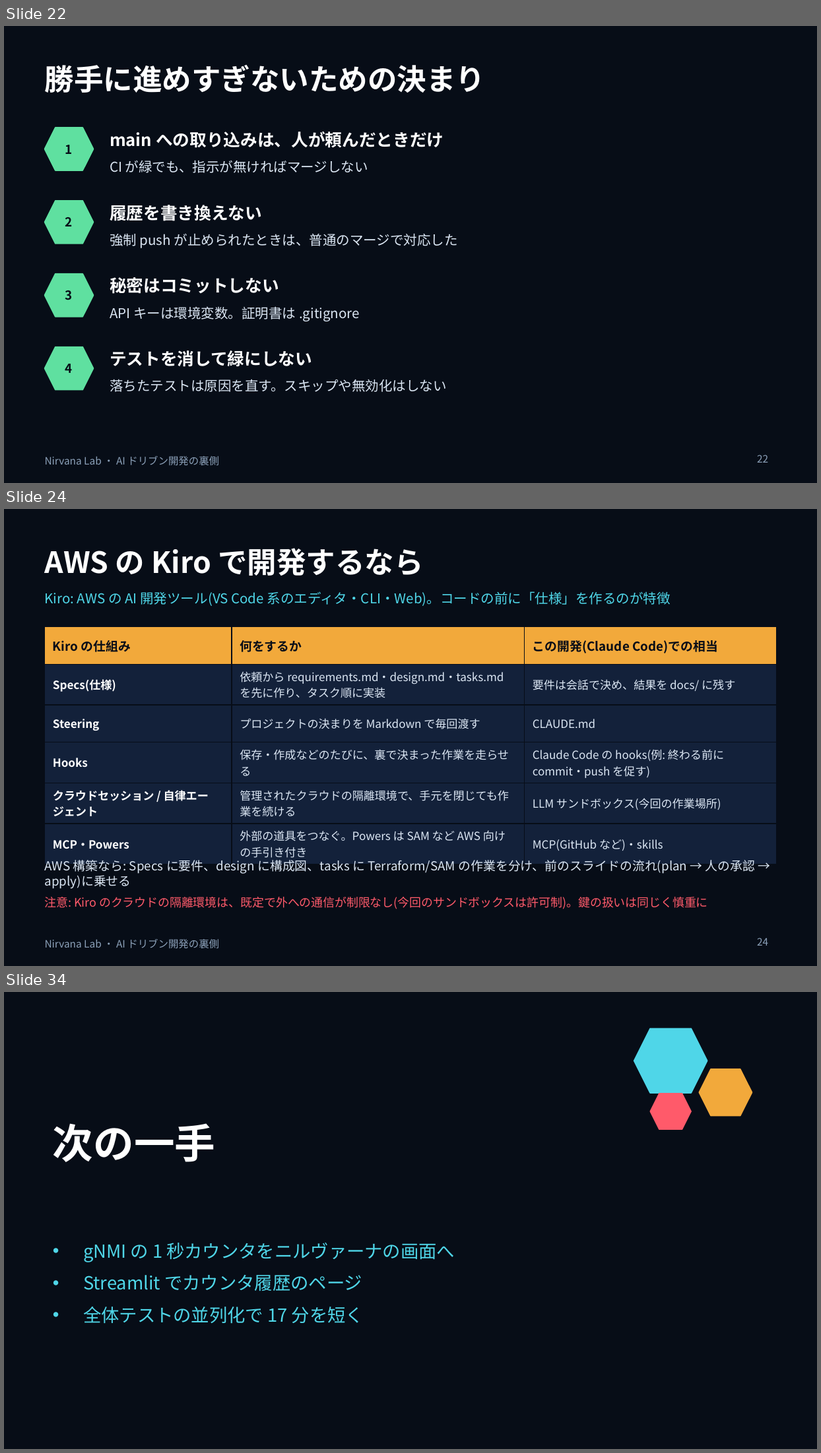
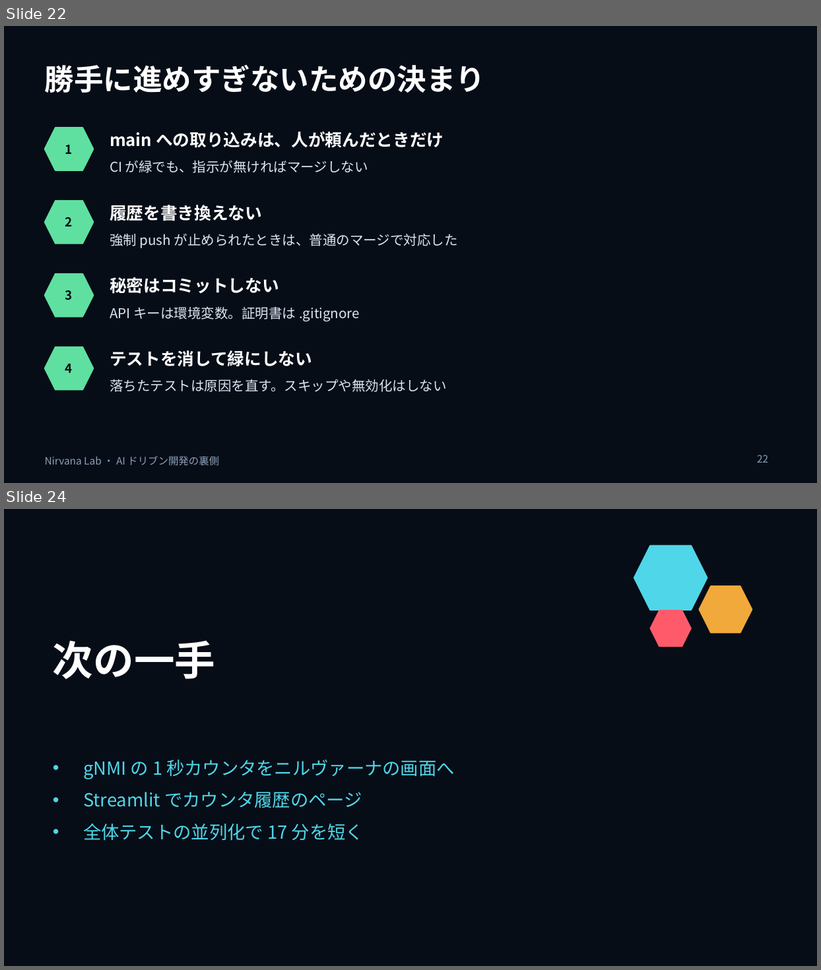
Before and after one commit to w-index-m/nirvana-lab, a slide deck: docs/ai-driven-dev-behind-the-scenes.pptx. Shown one above the other, each under a label of ours: slides 22, 24 and 34 before the commit, slides 22 and 24 after it; the slides between them are not shown. The pictures are 821x1453 and 821x970 pixels, drawn with LibreOffice and Linux fonts; fonts in the diff are those of the drawing. Boxes give left, top, right and bottom in pixels: in the first picture for what was removed or moved away, otherwise in the second. Text is boxed around its words. In the diff, an @@ line names an element or a change of style, - is before the commit and + after.

```diff
--- a/docs/ai-driven-dev-behind-the-scenes.pptx
+++ b/docs/ai-driven-dev-behind-the-scenes.pptx
@@ slide 24 removed at (4, 509, 817, 966), background #070D17; not listed: 1 template element that a slide beside it also shows @@
@@ title removed at (45, 548, 423, 576) @@
-AWS の Kiro で開発するなら
@@ text removed at (45, 591, 671, 606) @@
-Kiro: AWS の AI 開発ツール(VS Code 系のエディタ・CLI・Web)。コードの前に「仕様」を作るのが特徴
@@ table removed at (45, 627, 776, 863), 6 rows, 3 columns @@
-Kiro の仕組み | 何をするか | この開発(Claude Code)での相当
-Specs(仕様) | 依頼から requirements.md・design.md・tasks.md を先に作り、タスク順に実装 | 要件は会話で決め、結果を docs/ に残す
-Steering | プロジェクトの決まりを Markdown で毎回渡す | CLAUDE.md
-Hooks | 保存・作成などのたびに、裏で決まった作業を走らせる | Claude Code の hooks(例: 終わる前に commit・push を促す)
-クラウドセッション / 自律エージェント | 管理されたクラウドの隔離環境で、手元を閉じても作業を続ける | LLM サンドボックス(今回の作業場所)
-MCP・Powers | 外部の道具をつなぐ。Powers は SAM など AWS 向けの手引き付き | MCP(GitHub など)・skills
@@ text removed at (45, 860, 755, 889) @@
-AWS 構築なら: Specs に要件、design に構成図、tasks に Terraform/SAM の作業を分け、前のスライドの流れ(plan → 人の承認 → apply)に乗せる
@@ text removed at (45, 897, 708, 910) @@
-注意: Kiro のクラウドの隔離環境は、既定で外への通信が制限なし(今回のサンドボックスは許可制)。鍵の扱いは同じく慎重に
@@ page number removed at (757, 938, 768, 946) @@
-24
@@ what was slide 34 is now slide 24 @@
```
Also in this commit, not shown: 1 slide changed, 9 other slides removed, 6 other files.
